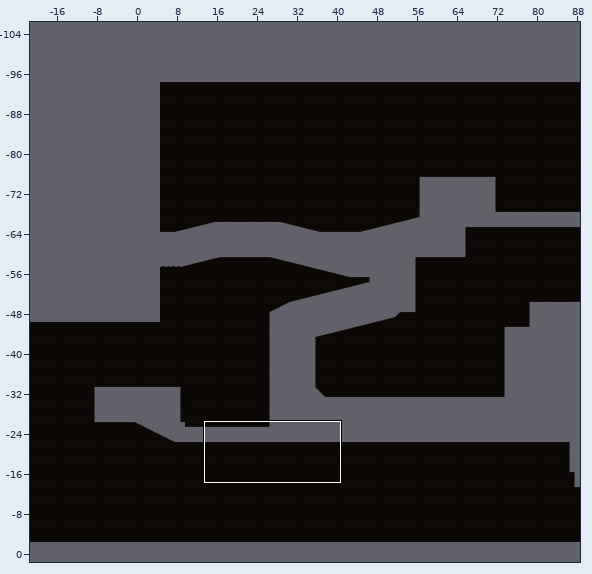
Two states of a Tiled map, Assets/Tiled/Level1TileMap/map1-2-1.tmx. Above: a wide view before the commit, with the close-up outlined.
Close-up. Earlier state:
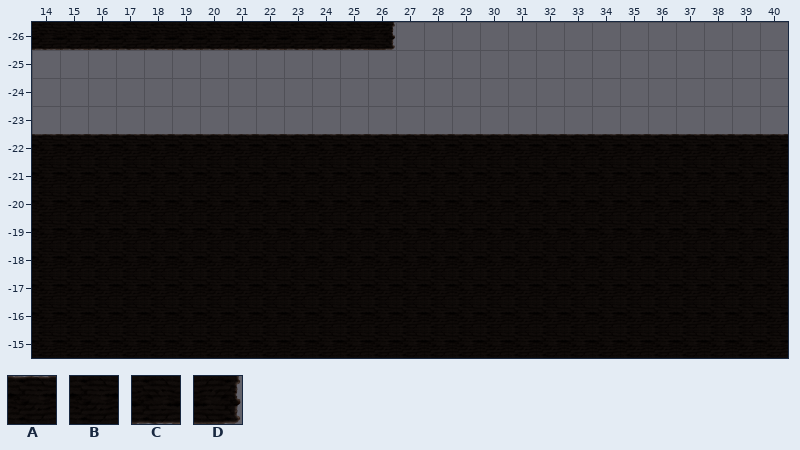
Cells are 256x256 px. Shown: x 14..40, y -26..-15. The commit also changed other parts of the map, which this record leaves out.
Key: from "Level1 Tileset": A 0, B 8, C 16, D 18.
_ is an empty cell.
Layer "ground" before, first column x 14:
-26 CCCCCCCCCCCCD______________
-25 ___________________________
-24 ___________________________
-23 ___________________________
-22 AAAAAAAAAAAAAAAAAAAAAAAAAAA
-21 BBBBBBBBBBBBBBBBBBBBBBBBBBB
-20 BBBBBBBBBBBBBBBBBBBBBBBBBBB
-19 BBBBBBBBBBBBBBBBBBBBBBBBBBB
-18 BBBBBBBBBBBBBBBBBBBBBBBBBBB
-17 BBBBBBBBBBBBBBBBBBBBBBBBBBB
-16 BBBBBBBBBBBBBBBBBBBBBBBBBBB
-15 BBBBBBBBBBBBBBBBBBBBBBBBBBB
The result:
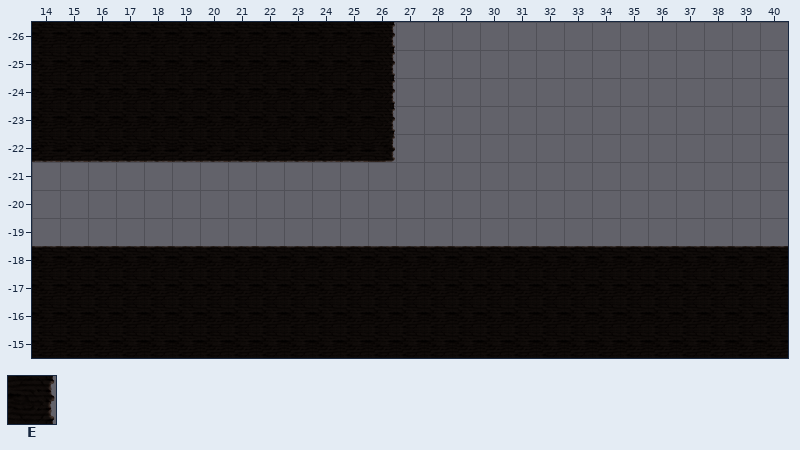
Further tiles: from "Level1 Tileset": E 10.
Difference:
{"where": "layer \"ground\""}
{"y":-26,"x":14,"old":"CCCCCCCCCCCCD","new":"BBBBBBBBBBBBE"}
{"y":-25,"x":14,"old":"_____________","new":"BBBBBBBBBBBBE"}
{"y":-24,"x":14,"old":"_____________","new":"BBBBBBBBBBBBE"}
{"y":-23,"x":14,"old":"_____________","new":"BBBBBBBBBBBBE"}
{"y":-22,"x":14,"old":"AAAAAAAAAAAAAAAAAAAAAAAAAAA","new":"CCCCCCCCCCCCD______________"}
{"y":-21,"x":14,"old":"BBBBBBBBBBBBBBBBBBBBBBBBBBB","new":"___________________________"}
{"y":-20,"x":14,"old":"BBBBBBBBBBBBBBBBBBBBBBBBBBB","new":"___________________________"}
{"y":-19,"x":14,"old":"BBBBBBBBBBBBBBBBBBBBBBBBBBB","new":"___________________________"}
{"y":-18,"x":14,"old":"BBBBBBBBBBBBBBBBBBBBBBBBBBB","new":"AAAAAAAAAAAAAAAAAAAAAAAAAAA"}
{"label":"changed","picture_box":[32,22,788,248]}
